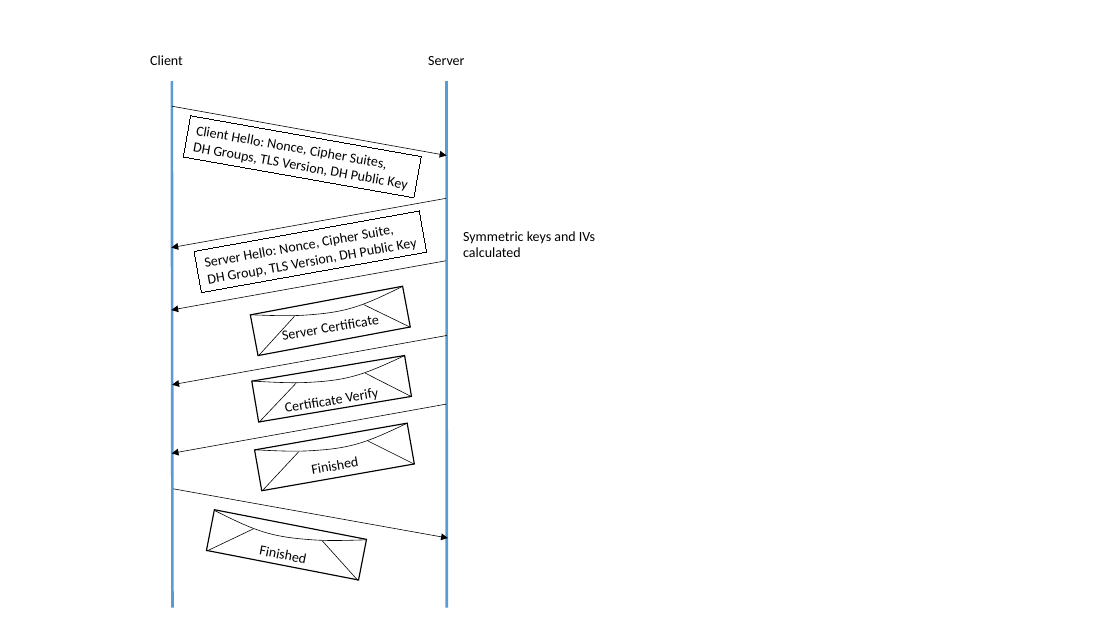
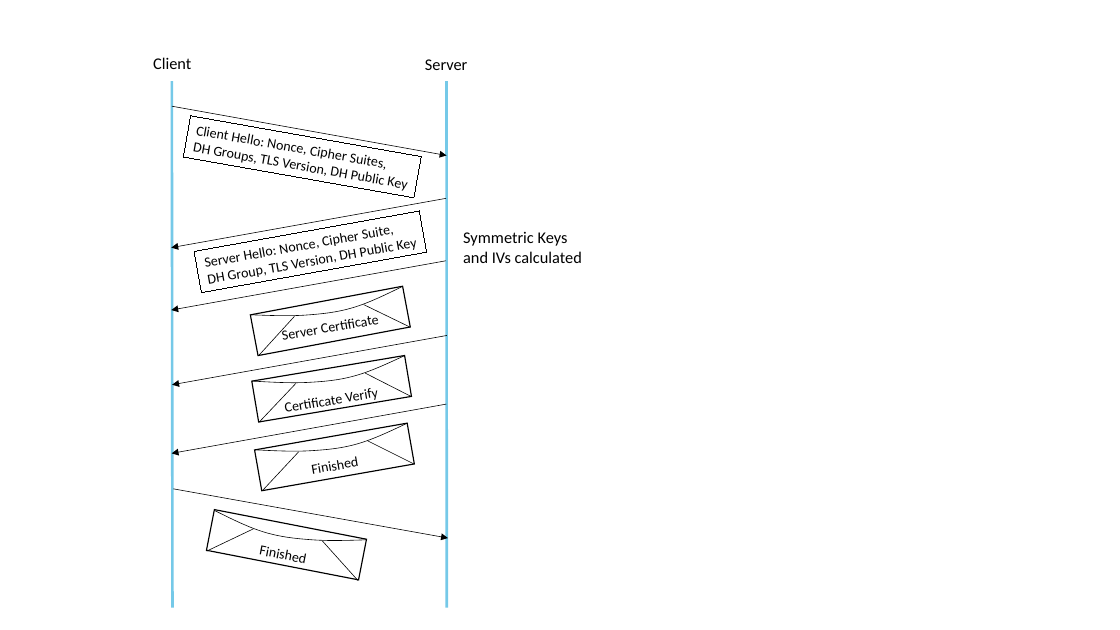
Before and after one commit to SystemsApproach/security, a slide deck: slide 1 of figures/SecurityFigs.odp (slide 3 before the commit). Drawn at 1120x630 pixels with LibreOffice and Linux fonts; fonts in the diff are those of the drawing. Boxes give left, top, right and bottom in pixels: in the first picture for what was removed or moved away, otherwise in the second. Text is boxed around its words. In the diff, an @@ line names an element or a change of style, - is before the commit and + after.

```diff
--- a/figures/SecurityFigs.odp
+++ b/figures/SecurityFigs.odp
@@ text "Client" at (153, 57, 191, 69): size 12 to 14 pt @@
@@ text "Server" at (425, 59, 468, 70): size 12 to 14 pt @@
@@ line (172, 82) - (172, 607): stroke #5B9BD5 2.24 pt to #75C9E8 2.24 pt @@
@@ line (447, 82) - (447, 607): stroke #5B9BD5 2.24 pt to #75C9E8 2.24 pt @@
@@ text at (463, 232, 582, 263): text changed; size 12 to 14 pt @@
-Symmetric keys and IVs
-calculated
+Symmetric Keys
+and IVs calculated
```
Also in this commit, not shown: 7 other slides changed, 3 slides added, 16 other files.
